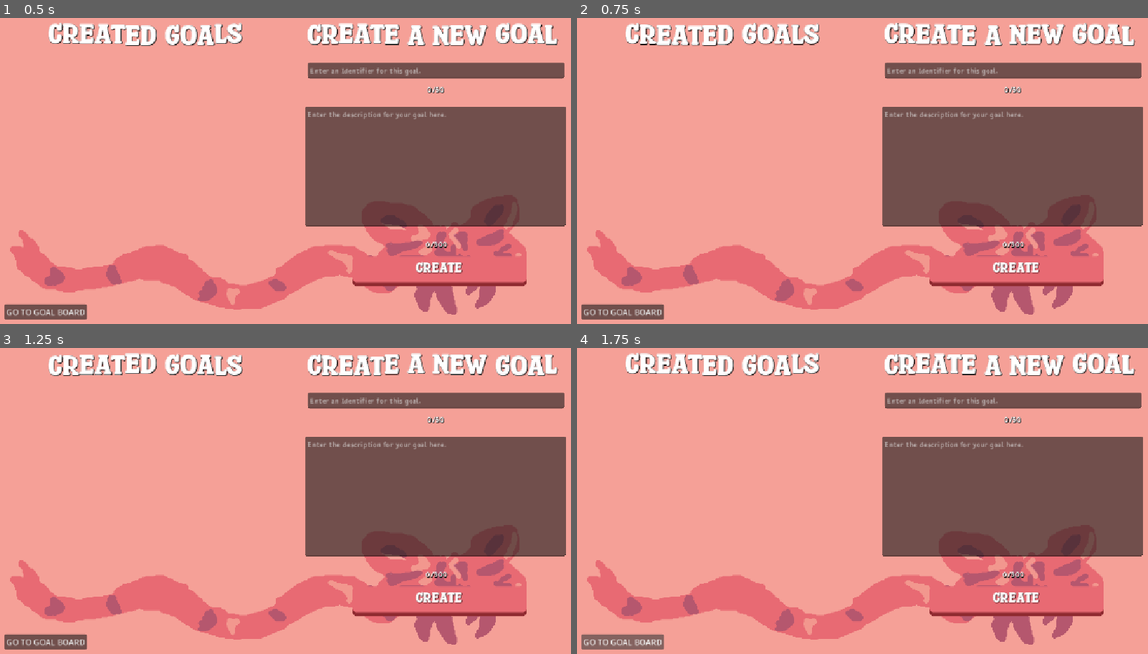
Above: before the commit, frames 1-4 (two rows, left to right).
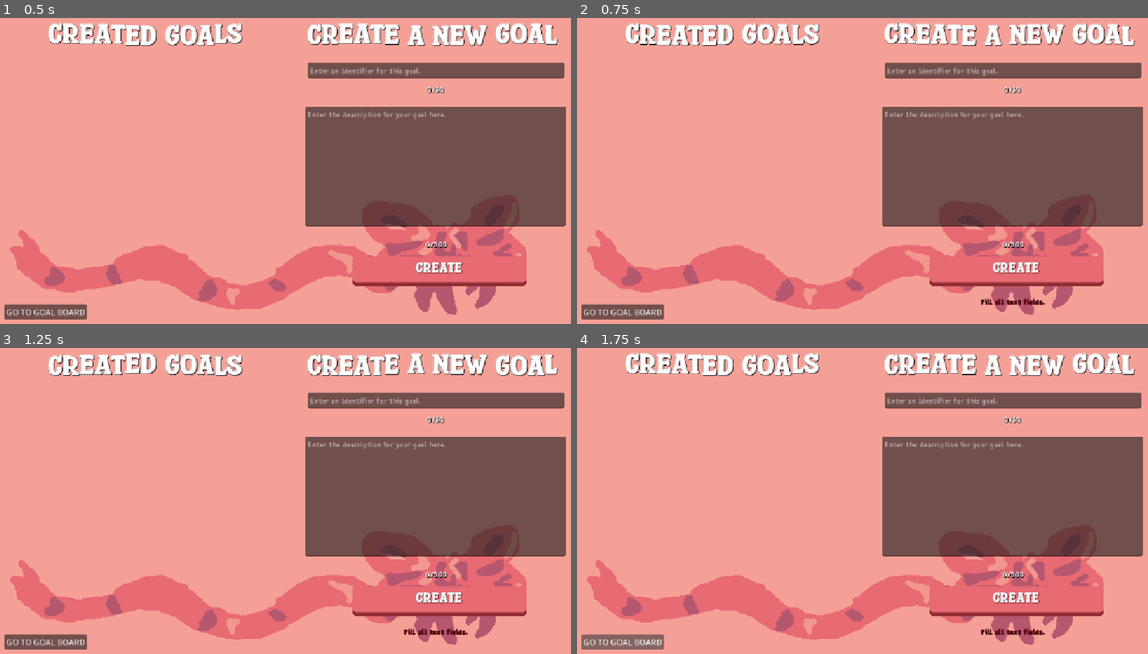
Above: after the commit, the same moments.

Repository: MxInput/GoalBoard
Game: Godot game, scene res://nodes/menu.tscn
Same seed, same stepped clock (60 frames per second), same inputs: the game is played once before the commit and once after it. Before the commit the project starts from res://nodes/board.tscn. The engine's default icon, where the game draws it, is replaced by a stand-in: a white triangle on a blue panel in a dark square.
Inputs:
- Up to frame 1 (0.5 s): no input
- Up to frame 2 (0.75 s): click "CREATE" at 0.5 s
- Up to frame 3 (1.25 s): no input
- Up to frame 4 (1.75 s): click "GO TO GOAL BOARD" at 1.25 s

Frame 1 is identical in both runs. In frame 2, 0.2% of the frame differs, in the area x 70-82%, y 91-94%; in frame 3, 0.2%; in frame 4, 0.2%.

Commit message:
start of making board

Diff:
--- a/nodes/board.tscn
+++ b/nodes/board.tscn
@@ -1,160 +1,31 @@
-[gd_scene format=3 uid="uid://dxkj1mq420y6a"]
+[gd_scene format=3 uid="uid://cfb8drx7wvrdf"]
 
-[ext_resource type="Script" uid="uid://5y66omfn7043" path="res://nodes/draw.gd" id="1_k4sgw"]
-[ext_resource type="PackedScene" uid="uid://8irupc3xmvho" path="res://nodes/goal.tscn" id="2_8forb"]
-[ext_resource type="Texture2D" uid="uid://rvisxhln4c20" path="res://icon.svg" id="2_xy510"]
-[ext_resource type="Texture2D" uid="uid://b52ijj6tvk7hc" path="res://bow_bg.png" id="3_8kn72"]
-[ext_resource type="FontFile" uid="uid://dqdh0mlmh637c" path="res://fonts/SparkyStonesRegular-BW6ld.ttf" id="3_inolc"]
-[ext_resource type="Script" uid="uid://b3hmuqqepo4mc" path="res://nodes/goal_creation.gd" id="5_y8uiq"]
-[ext_resource type="FontFile" uid="uid://bkiyyl5tchfcx" path="res://fonts/RonysiswadiArchitect4-qZmp2.ttf" id="6_1dvco"]
-[ext_resource type="Texture2D" uid="uid://crkrawtdfd52a" path="res://bow_button.png" id="8_6fa86"]
+[ext_resource type="Script" uid="uid://dtxvstvg7jirl" path="res://nodes/move_camera.gd" id="1_k4sgw"]
 
-[sub_resource type="DrawableTexture2D" id="DrawableTexture2D_kc3a4"]
+[node name="Board" type="Node" unique_id=1006576281]
 
-[node name="Board" type="Node" unique_id=1227418922]
+[node name="Background" type="ColorRect" parent="." unique_id=151846489]
+offset_left = -1996.0
+offset_top = -747.0
+offset_right = 3388.0
+offset_bottom = 2414.0
+color = Color(0.9986002, 0.8335006, 0.9089892, 1)
 
-[node name="Camera2D" type="Camera2D" parent="." unique_id=1255491717]
+[node name="Liner" type="ColorRect" parent="." unique_id=186165036]
+offset_left = -1148.0
+offset_top = -61.0
+offset_right = 1679.0
+offset_bottom = 1439.0
+color = Color(0.9957759, 0.44732118, 0.7440068, 1)
 
-[node name="GoalCreation" type="Node" parent="." unique_id=1815402166 node_paths=PackedStringArray("desc_box", "desc_count", "create_button", "identifier_box", "identifier_count", "v_box")]
-script = ExtResource("5_y8uiq")
-desc_box = NodePath("../CanvasLayer/TextEdit")
-desc_count = NodePath("../CanvasLayer/DescCount")
-create_button = NodePath("../CanvasLayer/Create")
-identifier_box = NodePath("../CanvasLayer/Identifier")
-identifier_count = NodePath("../CanvasLayer/IdentifierCount")
-v_box = NodePath("../CanvasLayer/ScrollContainer/VBoxContainer")
-temp_goal = ExtResource("2_8forb")
+[node name="Board" type="ColorRect" parent="." unique_id=908202324]
+offset_left = -1083.0
+offset_right = 1605.0
+offset_bottom = 1367.0
 
-[node name="CanvasLayer" type="CanvasLayer" parent="." unique_id=1076521952]
-
-[node name="Background" type="TextureRect" parent="CanvasLayer" unique_id=1437988000]
-offset_right = 1148.0
-offset_bottom = 654.0
-texture = ExtResource("3_8kn72")
-
-[node name="TextEdit" type="TextEdit" parent="CanvasLayer" unique_id=1853837774]
-offset_left = 618.0
-offset_top = 207.0
-offset_right = 1142.0
-offset_bottom = 447.0
-theme_override_fonts/font = ExtResource("6_1dvco")
-placeholder_text = "Enter the description for your goal here."
-wrap_mode = 1
-
-[node name="ScrollContainer" type="ScrollContainer" parent="CanvasLayer" unique_id=2109574580]
-offset_left = 28.0
-offset_top = 103.0
-offset_right = 551.0
-offset_bottom = 578.0
-size_flags_horizontal = 3
-size_flags_vertical = 3
-
-[node name="VBoxContainer" type="VBoxContainer" parent="CanvasLayer/ScrollContainer" unique_id=294714044]
-propagate_maximum_size = false
-layout_mode = 2
-size_flags_vertical = 3
-theme_override_constants/separation = 40
-
-[node name="CreationTitle" type="RichTextLabel" parent="CanvasLayer" unique_id=816037086]
-offset_left = 593.0
-offset_top = 5.0
-offset_right = 1139.0
-offset_bottom = 124.0
-theme_override_colors/font_shadow_color = Color(0, 0, 0, 1)
-theme_override_fonts/normal_font = ExtResource("3_inolc")
-theme_override_font_sizes/normal_font_size = 60
-bbcode_enabled = true
-text = "[wave] CREATE A NEW GOAL"
-horizontal_alignment = 1
-vertical_alignment = 1
-
-[node name="GoalTitle" type="RichTextLabel" parent="CanvasLayer" unique_id=361505536]
-offset_left = 15.0
-offset_top = 5.0
-offset_right = 561.0
-offset_bottom = 124.0
-theme_override_colors/font_shadow_color = Color(0, 0, 0, 1)
-theme_override_fonts/normal_font = ExtResource("3_inolc")
-theme_override_font_sizes/normal_font_size = 60
-bbcode_enabled = true
-text = "[wave] CREATED GOALS"
-horizontal_alignment = 1
-vertical_alignment = 1
-
-[node name="DescCount" type="Label" parent="CanvasLayer" unique_id=1964320505]
-offset_left = 619.0
-offset_top = 472.0
-offset_right = 1143.0
-offset_bottom = 495.0
-theme_override_colors/font_shadow_color = Color(0, 0, 0, 1)
-theme_override_fonts/font = ExtResource("6_1dvco")
-text = "0/300"
-horizontal_alignment = 1
-vertical_alignment = 1
-
-[node name="IdentifierCount" type="Label" parent="CanvasLayer" unique_id=45195213]
-offset_left = 626.0
-offset_top = 161.0
-offset_right = 1134.0
-offset_bottom = 184.0
-theme_override_colors/font_shadow_color = Color(0, 0, 0, 1)
-theme_override_fonts/font = ExtResource("6_1dvco")
-text = "0/50"
-horizontal_alignment = 1
-vertical_alignment = 1
-
-[node name="Create" type="TextureButton" parent="CanvasLayer" unique_id=115747629]
-offset_left = 710.0
-offset_top = 506.0
-offset_right = 1066.0
-offset_bottom = 570.0
-texture_normal = ExtResource("8_6fa86")
-
-[node name="Label" type="Label" parent="CanvasLayer/Create" unique_id=1379687930]
-layout_mode = 0
-offset_right = 353.0
-offset_bottom = 52.0
-theme_override_colors/font_shadow_color = Color(0, 0, 0, 0.5529412)
-theme_override_fonts/font = ExtResource("3_inolc")
-theme_override_font_sizes/font_size = 30
-text = "CREATE"
-horizontal_alignment = 1
-vertical_alignment = 1
-
-[node name="Identifier" type="LineEdit" parent="CanvasLayer" unique_id=1682138002]
-offset_left = 623.0
-offset_top = 119.0
-offset_right = 1139.0
-offset_bottom = 150.0
-theme_override_fonts/font = ExtResource("6_1dvco")
-placeholder_text = "Enter an Identifier for this goal."
-max_length = 50
-
-[node name="Button" type="Button" parent="CanvasLayer" unique_id=997116994]
-offset_left = 13.0
-offset_top = 604.0
-offset_right = 179.0
-offset_bottom = 635.0
-text = "GO TO GOAL BOARD"
-
-[node name="DrawingTab" type="Control" parent="CanvasLayer" unique_id=519973302]
-visible = false
-layout_mode = 3
-anchors_preset = 0
-offset_right = 40.0
-offset_bottom = 40.0
-
-[node name="Drawing" type="TextureRect" parent="CanvasLayer/DrawingTab" unique_id=321332911]
-layout_mode = 0
-offset_left = 81.0
-offset_top = 182.0
-offset_right = 198.0
-offset_bottom = 246.0
-texture = SubResource("DrawableTexture2D_kc3a4")
+[node name="Camera2D" type="Camera2D" parent="." unique_id=1915878989]
+limit_left = -1149
+limit_top = -60
+limit_right = 1681
+limit_bottom = 1441
 script = ExtResource("1_k4sgw")
-drawable_texture = SubResource("DrawableTexture2D_kc3a4")
-source_img = ExtResource("2_xy510")
-
-[connection signal="text_changed" from="CanvasLayer/TextEdit" to="GoalCreation" method="_on_text_edit_text_changed"]
-[connection signal="button_down" from="CanvasLayer/Create" to="GoalCreation" method="_on_create_button_down"]
-[connection signal="text_changed" from="CanvasLayer/Identifier" to="GoalCreation" method="_on_identifier_text_changed"]
--- /dev/null
+++ b/nodes/disappear_warning.gd
@@ -0,0 +1,13 @@
+extends Label
+
+var max_time := 2.0;
+var current_time := 0.0;
+
+func _process(delta: float) -> void:
+	if (visible):
+		current_time += delta;
+
+		if (current_time >= max_time):
+			visible = false;
+	else:
+		current_time = 0.0;
--- a/nodes/draw.gd
+++ b/nodes/draw.gd
@@ -4,6 +4,13 @@
 var texture_size : Vector2i = Vector2i(512, 512);
 
 @export var source_img : Texture2D;
+
+@export var canvas_layer : CanvasLayer;
+
+func disappear_goal_menu() -> void:
+	for control_obj in canvas_layer.get_children():
+		if (control_obj.name != "Background" && control_obj.name != "DrawingTab"):
+			control_obj.visible = false;
 
 func _ready() -> void:
 	drawable_texture.setup(texture_size.x, texture_size.y, DrawableTexture2D.DRAWABLE_FORMAT_RGBA8, Color.WHITE)
@@ -13,3 +20,8 @@
 		var local_pos = get_local_mouse_position()
 
 		drawable_texture.blit_rect(Rect2i(local_pos.x, local_pos.y, 8, 8), source_img, Color.RED)
+
+func start_drawing(unfinished_goal : UnfinishedGoal) -> void:
+	get_parent().visible = true;
+
+	disappear_goal_menu();
--- a/nodes/goal.tscn
+++ b/nodes/goal.tscn
@@ -8,11 +8,10 @@
 [ext_resource type="FontFile" uid="uid://bkiyyl5tchfcx" path="res://fonts/RonysiswadiArchitect4-qZmp2.ttf" id="2_yweip"]
 
 [node name="GoalButton" type="TextureRect" unique_id=110054324]
-custom_minimum_size = Vector2(512, 196)
+custom_minimum_size = Vector2(512, 236)
 offset_right = 515.0
 offset_bottom = 236.0
 texture = ExtResource("1_u2tcs")
-expand_mode = 1
 
 [node name="Date" type="Label" parent="." unique_id=1016183440]
 z_index = 2
--- a/nodes/goal_creation.gd
+++ b/nodes/goal_creation.gd
@@ -15,6 +15,8 @@
 
 @export var v_box : VBoxContainer;
 @export var temp_goal : PackedScene;
+
+@export var warning : Label;
 
 func _on_text_edit_text_changed() -> void:
 	var new_text := desc_box.text;
@@ -45,18 +47,18 @@
 
 		var new_goal := temp_goal.instantiate();
 		v_box.add_child(new_goal);
+		v_box.move_child(v_box.find_child("Space"), -1);
 		new_goal.find_child("Identifier").text = identifier_string;
 		new_goal.find_child("Description").get_child(0).text = desc_string;
 		var found_date = Time.get_date_dict_from_system();
 		new_goal.find_child("Date").text = "Created: " + str(found_date["month"]) + "/" + str(found_date["day"]) + "/" + str(found_date["year"]);
 
 		var goal_entry = UnfinishedGoal.new(identifier_string, desc_string, found_date);
-		new_goal.find_child("Complete").unfinished_good = goal_entry;
+		new_goal.find_child("Complete").unfinished_goal = goal_entry;
 
 		MemberVariables.new_member.unfinished_goals.push_back(goal_entry);
 	else:
-		print("enter your goals")
-
+		warning.visible = true;
 
 func _on_identifier_text_changed(_new_text: String) -> void:
 	identifier_count.text = str(identifier_box.text.length()) + "/" + str(identifier_box.max_length);
--- a/nodes/goal_draw.gd
+++ b/nodes/goal_draw.gd
@@ -1,6 +1,16 @@
 extends TextureButton
 
-var unfinished_good : UnfinishedGoal;
+var unfinished_goal : UnfinishedGoal;
+
+signal activate_draw(selected_go);
+
+func _ready() -> void:
+	var canvas_layer = get_node("/root/Menu/CanvasLayer");
+	var drawHandler = canvas_layer.find_child("DrawingTab");
+	var drawing = drawHandler.find_child("Drawing");
+
+	if (drawing != null):
+		activate_draw.connect(drawing.start_drawing);
 
 func _on_button_down() -> void:
-	pass # Replace with function body.
+	activate_draw.emit(unfinished_goal);
--- /dev/null
+++ b/nodes/menu.tscn
@@ -0,0 +1,189 @@
+[gd_scene format=3 uid="uid://dxkj1mq420y6a"]
+
+[ext_resource type="Script" uid="uid://b3hmuqqepo4mc" path="res://nodes/goal_creation.gd" id="1_jday5"]
+[ext_resource type="PackedScene" uid="uid://8irupc3xmvho" path="res://nodes/goal.tscn" id="2_ewqsw"]
+[ext_resource type="Texture2D" uid="uid://b52ijj6tvk7hc" path="res://bow_bg.png" id="3_fhr7y"]
+[ext_resource type="FontFile" uid="uid://bkiyyl5tchfcx" path="res://fonts/RonysiswadiArchitect4-qZmp2.ttf" id="4_2l3r8"]
+[ext_resource type="FontFile" uid="uid://dqdh0mlmh637c" path="res://fonts/SparkyStonesRegular-BW6ld.ttf" id="5_13fdh"]
+[ext_resource type="Texture2D" uid="uid://crkrawtdfd52a" path="res://bow_button.png" id="6_jy1x6"]
+[ext_resource type="Script" uid="uid://5y66omfn7043" path="res://nodes/draw.gd" id="7_o74un"]
+[ext_resource type="Texture2D" uid="uid://rvisxhln4c20" path="res://icon.svg" id="8_jt0lk"]
+[ext_resource type="Script" uid="uid://bvwhhnvg5sabh" path="res://nodes/disappear_warning.gd" id="9_ewqsw"]
+
+[sub_resource type="DrawableTexture2D" id="DrawableTexture2D_kc3a4"]
+
+[node name="Menu" type="Node" unique_id=1227418922]
+
+[node name="Camera2D" type="Camera2D" parent="." unique_id=1255491717]
+
+[node name="GoalCreation" type="Node" parent="." unique_id=1815402166 node_paths=PackedStringArray("desc_box", "desc_count", "create_button", "identifier_box", "identifier_count", "v_box", "warning")]
+script = ExtResource("1_jday5")
+desc_box = NodePath("../CanvasLayer/TextEdit")
+desc_count = NodePath("../CanvasLayer/DescCount")
+create_button = NodePath("../CanvasLayer/Create")
+identifier_box = NodePath("../CanvasLayer/Identifier")
+identifier_count = NodePath("../CanvasLayer/IdentifierCount")
+v_box = NodePath("../CanvasLayer/ScrollContainer/VBoxContainer")
+temp_goal = ExtResource("2_ewqsw")
+warning = NodePath("../CanvasLayer/Warning")
+
+[node name="CanvasLayer" type="CanvasLayer" parent="." unique_id=1076521952]
+
+[node name="Background" type="TextureRect" parent="CanvasLayer" unique_id=1437988000]
+offset_right = 1148.0
+offset_bottom = 654.0
+texture = ExtResource("3_fhr7y")
+
+[node name="TextEdit" type="TextEdit" parent="CanvasLayer" unique_id=1853837774]
+offset_left = 618.0
+offset_top = 207.0
+offset_right = 1142.0
+offset_bottom = 447.0
+theme_override_fonts/font = ExtResource("4_2l3r8")
+placeholder_text = "Enter the description for your goal here."
+wrap_mode = 1
+
+[node name="ScrollContainer" type="ScrollContainer" parent="CanvasLayer" unique_id=2109574580]
+offset_left = 28.0
+offset_top = 103.0
+offset_right = 551.0
+offset_bottom = 578.0
+size_flags_horizontal = 3
+size_flags_vertical = 3
+
+[node name="VBoxContainer" type="VBoxContainer" parent="CanvasLayer/ScrollContainer" unique_id=294714044]
+propagate_maximum_size = false
+layout_mode = 2
+size_flags_vertical = 3
+theme_override_constants/separation = 40
+
+[node name="Space" type="Control" parent="CanvasLayer/ScrollContainer/VBoxContainer" unique_id=1532540540]
+custom_minimum_size = Vector2(512, 128)
+layout_mode = 2
+
+[node name="CreationTitle" type="RichTextLabel" parent="CanvasLayer" unique_id=816037086]
+offset_left = 593.0
+offset_top = 5.0
+offset_right = 1139.0
+offset_bottom = 124.0
+theme_override_colors/font_shadow_color = Color(0, 0, 0, 1)
+theme_override_fonts/normal_font = ExtResource("5_13fdh")
+theme_override_font_sizes/normal_font_size = 60
+bbcode_enabled = true
+text = "[wave] CREATE A NEW GOAL"
+horizontal_alignment = 1
+vertical_alignment = 1
+
+[node name="GoalTitle" type="RichTextLabel" parent="CanvasLayer" unique_id=361505536]
+offset_left = 15.0
+offset_top = 5.0
+offset_right = 561.0
+offset_bottom = 124.0
+theme_override_colors/font_shadow_color = Color(0, 0, 0, 1)
+theme_override_fonts/normal_font = ExtResource("5_13fdh")
+theme_override_font_sizes/normal_font_size = 60
+bbcode_enabled = true
+text = "[wave] CREATED GOALS"
+horizontal_alignment = 1
+vertical_alignment = 1
+
+[node name="DescCount" type="Label" parent="CanvasLayer" unique_id=1964320505]
+offset_left = 619.0
+offset_top = 472.0
+offset_right = 1143.0
+offset_bottom = 495.0
+theme_override_colors/font_shadow_color = Color(0, 0, 0, 1)
+theme_override_fonts/font = ExtResource("4_2l3r8")
+text = "0/300"
+horizontal_alignment = 1
+vertical_alignment = 1
+
+[node name="IdentifierCount" type="Label" parent="CanvasLayer" unique_id=45195213]
+offset_left = 626.0
+offset_top = 161.0
+offset_right = 1134.0
+offset_bottom = 184.0
+theme_override_colors/font_shadow_color = Color(0, 0, 0, 1)
+theme_override_fonts/font = ExtResource("4_2l3r8")
+text = "0/50"
+horizontal_alignment = 1
+vertical_alignment = 1
+
+[node name="Create" type="TextureButton" parent="CanvasLayer" unique_id=115747629]
+offset_left = 710.0
+offset_top = 506.0
+offset_right = 1066.0
+offset_bottom = 570.0
+texture_normal = ExtResource("6_jy1x6")
+
+[node name="Label" type="Label" parent="CanvasLayer/Create" unique_id=1379687930]
+layout_mode = 0
+offset_right = 353.0
+offset_bottom = 52.0
+theme_override_colors/font_shadow_color = Color(0, 0, 0, 0.5529412)
+theme_override_fonts/font = ExtResource("5_13fdh")
+theme_override_font_sizes/font_size = 30
+text = "CREATE"
+horizontal_alignment = 1
+vertical_alignment = 1
+
+[node name="Identifier" type="LineEdit" parent="CanvasLayer" unique_id=1682138002]
+offset_left = 623.0
+offset_top = 119.0
+offset_right = 1139.0
+offset_bottom = 150.0
+theme_override_fonts/font = ExtResource("4_2l3r8")
+placeholder_text = "Enter an Identifier for this goal."
+max_length = 50
+
+[node name="Button" type="Button" parent="CanvasLayer" unique_id=997116994]
+offset_left = 13.0
+offset_top = 604.0
+offset_right = 179.0
+offset_bottom = 635.0
+text = "GO TO GOAL BOARD"
+
+[node name="DrawingTab" type="Control" parent="CanvasLayer" unique_id=519973302]
+visible = false
+layout_mode = 3
+anchors_preset = 0
+offset_right = 40.0
+offset_bottom = 40.0
+
+[node name="Background" type="ColorRect" parent="CanvasLayer/DrawingTab" unique_id=1241924818]
+layout_mode = 0
+offset_left = 265.0
+offset_top = 60.0
+offset_right = 836.0
+offset_bottom = 625.0
+color = Color(0.9098039, 0.41568628, 0.4509804, 1)
+
+[node name="Drawing" type="TextureRect" parent="CanvasLayer/DrawingTab" unique_id=321332911 node_paths=PackedStringArray("canvas_layer")]
+layout_mode = 0
+offset_left = 297.0
+offset_top = 87.0
+offset_right = 382.0
+offset_bottom = 151.0
+texture = SubResource("DrawableTexture2D_kc3a4")
+script = ExtResource("7_o74un")
+drawable_texture = SubResource("DrawableTexture2D_kc3a4")
+source_img = ExtResource("8_jt0lk")
+canvas_layer = NodePath("../..")
+
+[node name="Warning" type="Label" parent="CanvasLayer" unique_id=1136107858]
+visible = false
+offset_left = 622.0
+offset_top = 587.0
+offset_right = 1140.0
+offset_bottom = 610.0
+theme_override_colors/font_color = Color(0.49070066, 0, 0.08823534, 1)
+theme_override_colors/font_shadow_color = Color(0, 0, 0, 1)
+theme_override_fonts/font = ExtResource("4_2l3r8")
+text = "Fill all text fields."
+horizontal_alignment = 1
+vertical_alignment = 1
+script = ExtResource("9_ewqsw")
+
+[connection signal="text_changed" from="CanvasLayer/TextEdit" to="GoalCreation" method="_on_text_edit_text_changed"]
+[connection signal="button_down" from="CanvasLayer/Create" to="GoalCreation" method="_on_create_button_down"]
+[connection signal="text_changed" from="CanvasLayer/Identifier" to="GoalCreation" method="_on_identifier_text_changed"]
--- /dev/null
+++ b/nodes/move_camera.gd
@@ -0,0 +1,28 @@
+extends Camera2D
+
+var pan_dis := 10;
+
+var min_zoom = Vector2(0.675, 0.675);
+var max_zoom = Vector2(2.5, 2.5);
+var zoom_speed = Vector2(0.3, 0.3);
+
+func _input(event: InputEvent) -> void:
+	if (event.is_action("out")):
+		if (zoom > min_zoom):
+			zoom -= zoom_speed;
+	if (event.is_action("in")):
+		if (zoom < max_zoom):
+			zoom += zoom_speed;
+
+	if event.is_action("up"):
+		if position.y - (get_viewport_rect().size.y/2.0) / zoom.y > limit_top:
+			position.y -= pan_dis;
+	if event.is_action("down"):
+		if position.y + (get_viewport_rect().size.y/2.0) / zoom.y < limit_bottom:
+			position.y += pan_dis;
+	if event.is_action("left"):
+		if position.x - (get_viewport_rect().size.x/2.0) / zoom.x > limit_left:
+			position.x -= pan_dis ;
+	if event.is_action("right"):
+		if position.x + (get_viewport_rect().size.x/2.0) / zoom.x < limit_right:
+			position.x += pan_dis;
--- a/project.godot
+++ b/project.godot
@@ -28,6 +28,43 @@
 
 enabled=PackedStringArray("res://addons/godot_super-wakatime/plugin.cfg")
 
+[input]
+
+up={
+"deadzone": 0.2,
+"events": [Object(InputEventKey,"resource_local_to_scene":false,"resource_name":"","device":-1,"window_id":0,"alt_pressed":false,"shift_pressed":false,"ctrl_pressed":false,"meta_pressed":false,"pressed":false,"keycode":0,"physical_keycode":4194320,"key_label":0,"unicode":0,"location":0,"echo":false,"script":null)
+, Object(InputEventKey,"resource_local_to_scene":false,"resource_name":"","device":-1,"window_id":0,"alt_pressed":false,"shift_pressed":false,"ctrl_pressed":false,"meta_pressed":false,"pressed":false,"keycode":0,"physical_keycode":87,"key_label":0,"unicode":119,"location":0,"echo":false,"script":null)
+]
+}
+down={
+"deadzone": 0.2,
+"events": [Object(InputEventKey,"resource_local_to_scene":false,"resource_name":"","device":-1,"window_id":0,"alt_pressed":false,"shift_pressed":false,"ctrl_pressed":false,"meta_pressed":false,"pressed":false,"keycode":0,"physical_keycode":83,"key_label":0,"unicode":115,"location":0,"echo":false,"script":null)
+, Object(InputEventKey,"resource_local_to_scene":false,"resource_name":"","device":-1,"window_id":0,"alt_pressed":false,"shift_pressed":false,"ctrl_pressed":false,"meta_pressed":false,"pressed":false,"keycode":0,"physical_keycode":4194322,"key_label":0,"unicode":0,"location":0,"echo":false,"script":null)
+]
+}
+left={
+"deadzone": 0.2,
+"events": [Object(InputEventKey,"resource_local_to_scene":false,"resource_name":"","device":-1,"window_id":0,"alt_pressed":false,"shift_pressed":false,"ctrl_pressed":false,"meta_pressed":false,"pressed":false,"keycode":0,"physical_keycode":65,"key_label":0,"unicode":97,"location":0,"echo":false,"script":null)
+, Object(InputEventKey,"resource_local_to_scene":false,"resource_name":"","device":-1,"window_id":0,"alt_pressed":false,"shift_pressed":false,"ctrl_pressed":false,"meta_pressed":false,"pressed":false,"keycode":0,"physical_keycode":4194319,"key_label":0,"unicode":0,"location":0,"echo":false,"script":null)
+]
+}
+right={
+"deadzone": 0.2,
+"events": [Object(InputEventKey,"resource_local_to_scene":false,"resource_name":"","device":-1,"window_id":0,"alt_pressed":false,"shift_pressed":false,"ctrl_pressed":false,"meta_pressed":false,"pressed":false,"keycode":0,"physical_keycode":68,"key_label":0,"unicode":100,"location":0,"echo":false,"script":null)
+, Object(InputEventKey,"resource_local_to_scene":false,"resource_name":"","device":-1,"window_id":0,"alt_pressed":false,"shift_pressed":false,"ctrl_pressed":false,"meta_pressed":false,"pressed":false,"keycode":0,"physical_keycode":4194321,"key_label":0,"unicode":0,"location":0,"echo":false,"script":null)
+]
+}
+out={
+"deadzone": 0.2,
+"events": [Object(InputEventKey,"resource_local_to_scene":false,"resource_name":"","device":-1,"window_id":0,"alt_pressed":false,"shift_pressed":false,"ctrl_pressed":false,"meta_pressed":false,"pressed":false,"keycode":0,"physical_keycode":81,"key_label":0,"unicode":113,"location":0,"echo":false,"script":null)
+]
+}
+in={
+"deadzone": 0.2,
+"events": [Object(InputEventKey,"resource_local_to_scene":false,"resource_name":"","device":-1,"window_id":0,"alt_pressed":false,"shift_pressed":false,"ctrl_pressed":false,"meta_pressed":false,"pressed":false,"keycode":0,"physical_keycode":69,"key_label":0,"unicode":101,"location":0,"echo":false,"script":null)
+]
+}
+
 [physics]
 
 3d/physics_engine="Jolt Physics"
Not shown, added: nodes/disappear_warning.gd.uid
Not shown, added: nodes/move_camera.gd.uid
